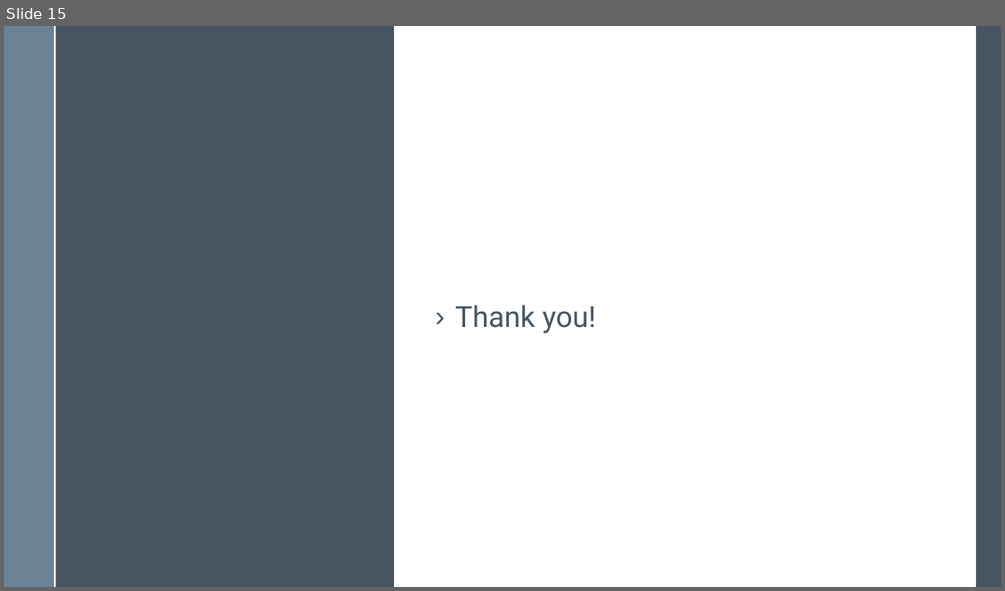
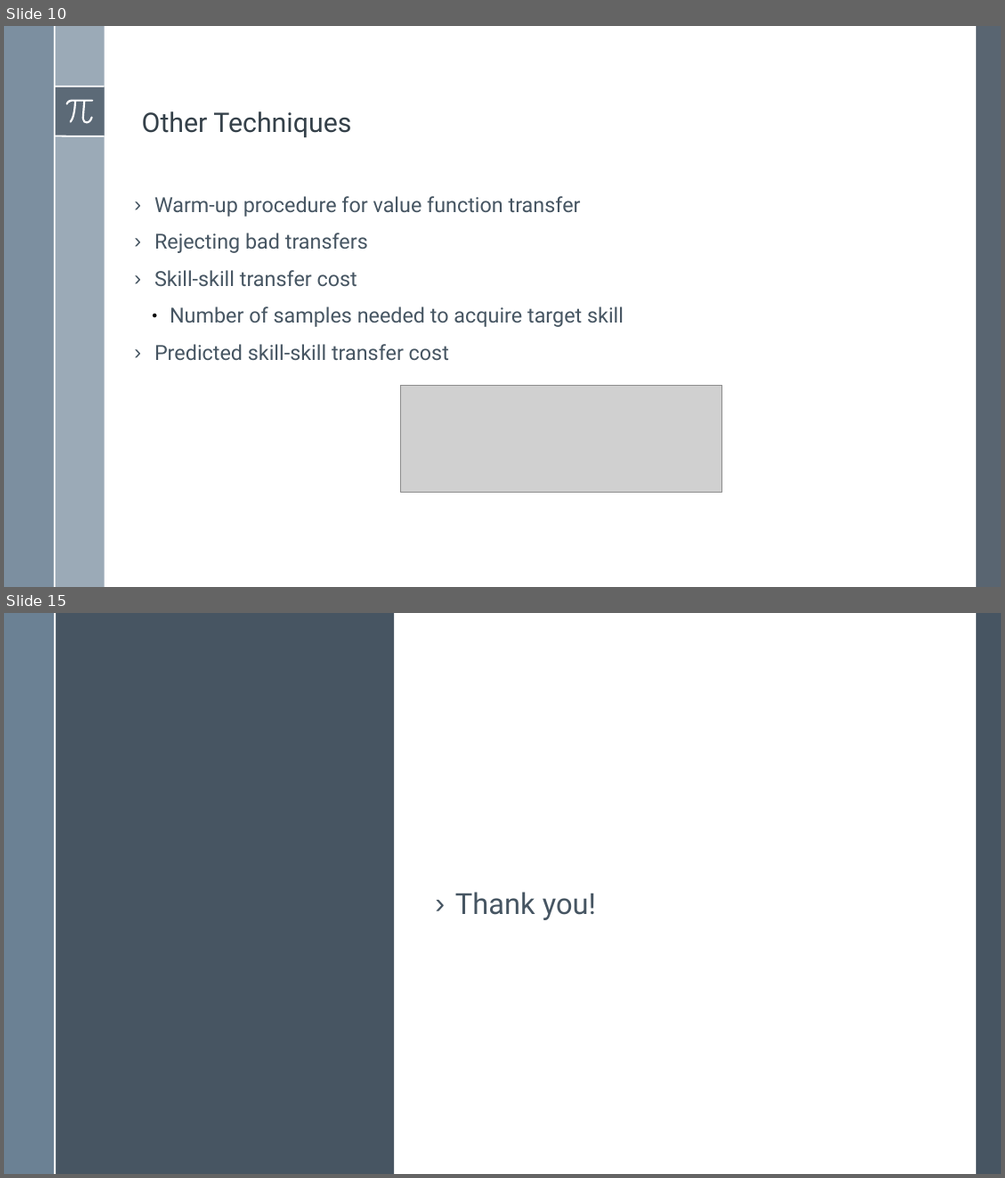
Before and after one commit to BardiaMojra/presentations, a slide deck: a_simple_approach_to_continual_learning_by_transferring_skill_parameters/presentation.odp. Shown one above the other, each under a label of ours: slide 15 before the commit, slides 10 and 15 after it; the slides between them are not shown. The pictures are 1005x591 and 1005x1178 pixels, drawn with LibreOffice and Linux fonts; fonts in the diff are those of the drawing; grey boxes stand for pictures. Boxes give left, top, right and bottom in pixels: in the first picture for what was removed or moved away, otherwise in the second. Text is boxed around its words. In the diff, an @@ line names an element or a change of style, - is before the commit and + after.

```diff
--- a/a_simple_approach_to_continual_learning_by_transferring_skill_parameters/presentation.odp
+++ b/a_simple_approach_to_continual_learning_by_transferring_skill_parameters/presentation.odp
@@ slide 10 added at [4, 26, 1001, 587], background #FFFFFF; not listed: 6 template elements that a slide beside it also shows @@
@@ rectangle added at [976, 26, 1001, 587], fill #475562 at 90% opacity @@
@@ freeform shape added at [66, 99, 94, 123], fill #FFFFFF @@
@@ text added at [142, 111, 351, 137], 26 pt, text #344049 @@
+Other Techniques
@@ text added at [154, 196, 623, 360], 20 pt, text #465562 @@
+› Warm-up procedure for value function transfer
+› Rejecting bad transfers
+› Skill-skill transfer cost
+  ● Number of samples needed to acquire target skill
+› Predicted skill-skill transfer cost
@@ picture added at [400, 385, 722, 491] @@
```
Also in this commit, not shown: 13 other slides added, 14 slides removed, 20 other files.
